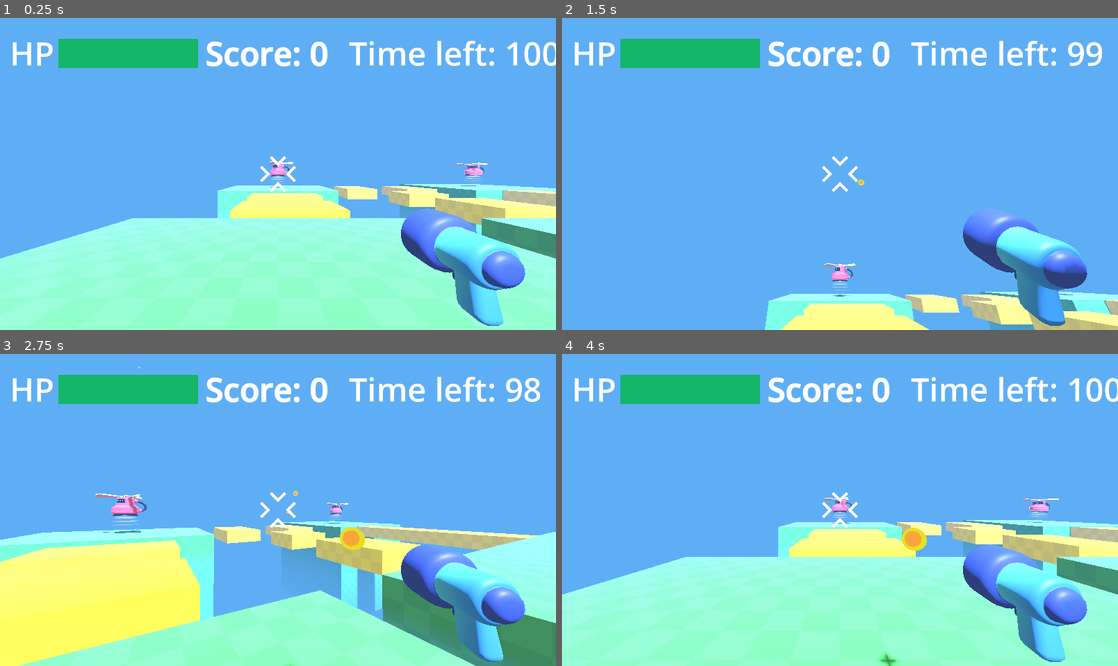
Above: before the commit, frames 1-4 (two rows, left to right).
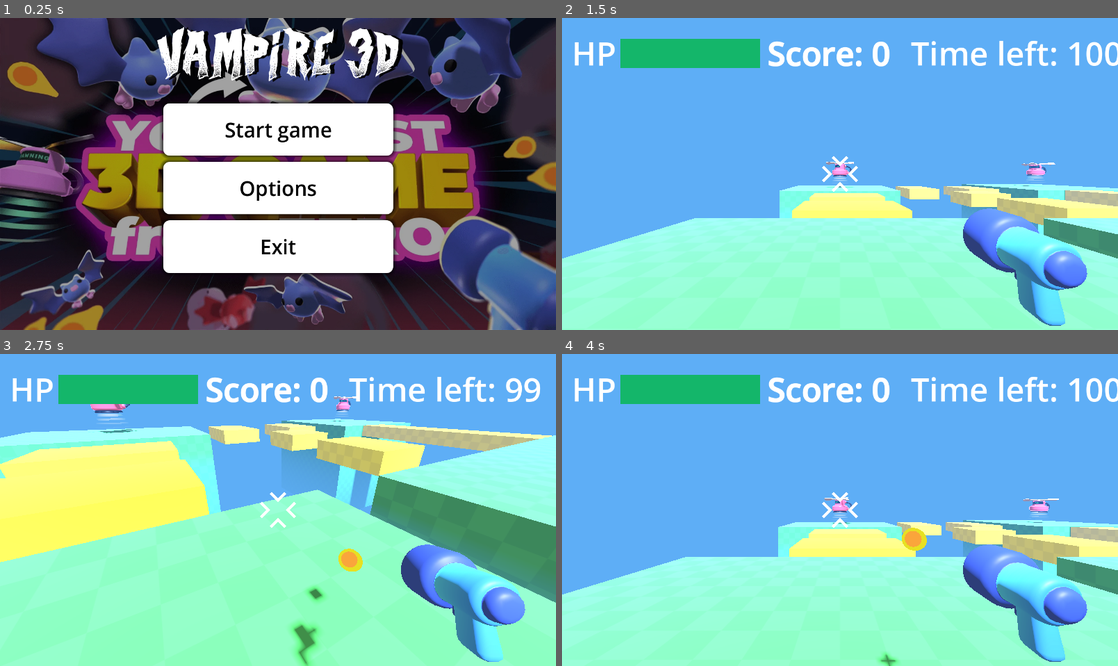
Above: after the commit, the same moments.

Repository: aland96/vampire3D
Game: Godot game, scene res://main_menu.tscn
Same seed, same stepped clock (60 frames per second), same inputs: the game is played once before the commit and once after it. Before the commit the project starts from res://game.tscn.
Inputs (mouse positions are in pixels of both pictures, inside the frame that each line leads up to):
- Up to frame 1 (0.25 s): no input
- Up to frame 2 (1.5 s): click (840, 186) at 0.5 s, where only the run after the commit has a clickable "Options"; click (840, 130) at 1.25 s, where only the run after the commit has a clickable "Start game"
- Up to frame 3 (2.75 s): move the mouse to (305, 510) at 2.02 s; press the mouse at (305, 510) at 2.03 s; hold W (move_forward) from 2.03 s (still down); tap Space (jump) at 2.27 s
- Up to frame 4 (4 s): keep holding W (move_forward); move the mouse to (812, 510) at 2.77 s; release the mouse at (812, 510) at 2.78 s; click (812, 510) at 2.85 s; tap Space (jump) at 3.02 s; move the mouse to (851, 503) at 3.52 s; press the mouse at (851, 503) at 3.53 s

The runs differ from the first frame. In frame 1, 99% of the frame differs, in the area x 0-100%, y 0-100%; in frame 2, 38%; in frame 3, 61%; in frame 4, nothing differs.

Commit message:
Create first main menu with transistions

Diff:
--- /dev/null
+++ b/main_menu.gd
@@ -0,0 +1,13 @@
+extends Control
+
+
+func _on_start_pressed() -> void:
+	get_tree().change_scene_to_file("res://game.tscn")
+
+
+func _on_options_pressed() -> void:
+	pass # Replace with function body.
+
+
+func _on_exit_pressed() -> void:
+	get_tree().quit()
--- /dev/null
+++ b/main_menu.tscn
@@ -0,0 +1,140 @@
+[gd_scene load_steps=10 format=3 uid="uid://b2uq3yo1wbbjl"]
+
+[ext_resource type="Texture2D" uid="uid://caocgj8752ibl" path="res://cover-lg.webp" id="1_7vrkn"]
+[ext_resource type="Script" uid="uid://dohvbped6w58x" path="res://main_menu.gd" id="1_fu7sn"]
+[ext_resource type="FontFile" uid="uid://dvnwngs2kurkr" path="res://Curse of the Zombie.ttf" id="2_fu7sn"]
+
+[sub_resource type="StyleBoxTexture" id="StyleBoxTexture_jix8l"]
+texture = ExtResource("1_7vrkn")
+modulate_color = Color(0.629675, 0.629675, 0.629675, 1)
+
+[sub_resource type="StyleBoxEmpty" id="StyleBoxEmpty_jix8l"]
+
+[sub_resource type="StyleBoxFlat" id="StyleBoxFlat_glbon"]
+bg_color = Color(0.82606, 0.82606, 0.82606, 1)
+corner_radius_top_left = 16
+corner_radius_top_right = 16
+corner_radius_bottom_right = 16
+corner_radius_bottom_left = 16
+shadow_size = 10
+
+[sub_resource type="StyleBoxFlat" id="StyleBoxFlat_nlkkf"]
+bg_color = Color(0.633757, 0.633757, 0.633757, 1)
+corner_radius_top_left = 16
+corner_radius_top_right = 16
+corner_radius_bottom_right = 16
+corner_radius_bottom_left = 16
+shadow_size = 10
+
+[sub_resource type="StyleBoxFlat" id="StyleBoxFlat_qe12f"]
+bg_color = Color(1, 1, 1, 1)
+corner_radius_top_left = 16
+corner_radius_top_right = 16
+corner_radius_bottom_right = 16
+corner_radius_bottom_left = 16
+shadow_size = 10
+
+[sub_resource type="StyleBoxFlat" id="StyleBoxFlat_8qtwp"]
+bg_color = Color(1, 1, 1, 1)
+corner_radius_top_left = 16
+corner_radius_top_right = 16
+corner_radius_bottom_right = 16
+corner_radius_bottom_left = 16
+shadow_size = 10
+
+[node name="MainMenu" type="Control"]
+layout_mode = 3
+anchors_preset = 15
+anchor_right = 1.0
+anchor_bottom = 1.0
+grow_horizontal = 2
+grow_vertical = 2
+script = ExtResource("1_fu7sn")
+
+[node name="Panel" type="Panel" parent="."]
+layout_mode = 1
+anchors_preset = 15
+anchor_right = 1.0
+anchor_bottom = 1.0
+grow_horizontal = 2
+grow_vertical = 2
+theme_override_styles/panel = SubResource("StyleBoxTexture_jix8l")
+
+[node name="VBoxContainer" type="VBoxContainer" parent="."]
+layout_mode = 1
+anchors_preset = 8
+anchor_left = 0.5
+anchor_top = 0.5
+anchor_right = 0.5
+anchor_bottom = 0.5
+offset_left = -282.5
+offset_top = -174.0
+offset_right = 282.5
+offset_bottom = 244.0
+grow_horizontal = 2
+grow_vertical = 2
+theme_override_constants/separation = 15
+
+[node name="Start" type="Button" parent="VBoxContainer"]
+layout_mode = 2
+size_flags_vertical = 3
+theme_override_colors/font_hover_color = Color(0, 0, 0, 1)
+theme_override_colors/font_color = Color(0, 0, 0, 1)
+theme_override_colors/font_focus_color = Color(0, 0, 0, 1)
+theme_override_colors/font_pressed_color = Color(0, 0, 0, 1)
+theme_override_font_sizes/font_size = 50
+theme_override_styles/focus = SubResource("StyleBoxEmpty_jix8l")
+theme_override_styles/hover = SubResource("StyleBoxFlat_glbon")
+theme_override_styles/pressed = SubResource("StyleBoxFlat_nlkkf")
+theme_override_styles/normal = SubResource("StyleBoxFlat_qe12f")
+text = "Start game"
+
+[node name="Options" type="Button" parent="VBoxContainer"]
+layout_mode = 2
+size_flags_vertical = 3
+theme_override_colors/font_hover_color = Color(0, 0, 0, 1)
+theme_override_colors/font_color = Color(0, 0, 0, 1)
+theme_override_colors/font_focus_color = Color(0, 0, 0, 1)
+theme_override_colors/font_pressed_color = Color(0, 0, 0, 1)
+theme_override_font_sizes/font_size = 50
+theme_override_styles/focus = SubResource("StyleBoxEmpty_jix8l")
+theme_override_styles/hover = SubResource("StyleBoxFlat_glbon")
+theme_override_styles/pressed = SubResource("StyleBoxFlat_nlkkf")
+theme_override_styles/normal = SubResource("StyleBoxFlat_8qtwp")
+text = "Options"
+
+[node name="Exit" type="Button" parent="VBoxContainer"]
+layout_mode = 2
+size_flags_vertical = 3
+theme_override_colors/font_hover_color = Color(0, 0, 0, 1)
+theme_override_colors/font_color = Color(0, 0, 0, 1)
+theme_override_colors/font_focus_color = Color(0, 0, 0, 1)
+theme_override_colors/font_pressed_color = Color(0, 0, 0, 1)
+theme_override_font_sizes/font_size = 50
+theme_override_styles/focus = SubResource("StyleBoxEmpty_jix8l")
+theme_override_styles/hover = SubResource("StyleBoxFlat_glbon")
+theme_override_styles/pressed = SubResource("StyleBoxFlat_nlkkf")
+theme_override_styles/normal = SubResource("StyleBoxFlat_8qtwp")
+text = "Exit"
+
+[node name="Label" type="Label" parent="."]
+layout_mode = 1
+anchors_preset = 5
+anchor_left = 0.5
+anchor_right = 0.5
+offset_left = -297.0
+offset_top = 32.0
+offset_right = 297.0
+offset_bottom = 178.0
+grow_horizontal = 2
+theme_override_colors/font_shadow_color = Color(0, 0, 0, 1)
+theme_override_constants/shadow_offset_x = 10
+theme_override_fonts/font = ExtResource("2_fu7sn")
+theme_override_font_sizes/font_size = 100
+text = "VAMPIRE 3D"
+horizontal_alignment = 1
+vertical_alignment = 1
+
+[connection signal="pressed" from="VBoxContainer/Start" to="." method="_on_start_pressed"]
+[connection signal="pressed" from="VBoxContainer/Options" to="." method="_on_options_pressed"]
+[connection signal="pressed" from="VBoxContainer/Exit" to="." method="_on_exit_pressed"]
--- a/project.godot
+++ b/project.godot
@@ -11,7 +11,7 @@
 [application]
 
 config/name="First 3d game"
-run/main_scene="uid://dq6nnj1kchw6f"
+run/main_scene="uid://b2uq3yo1wbbjl"
 config/features=PackedStringArray("4.4", "GL Compatibility")
 config/icon="res://icon.svg"
 
Binary file added: Curse of the Zombie.ttf
Not shown, added: Curse of the Zombie.ttf.import
Binary file added: cover-lg.webp
Not shown, added: cover-lg.webp.import
Not shown, added: main_menu.gd.uid
